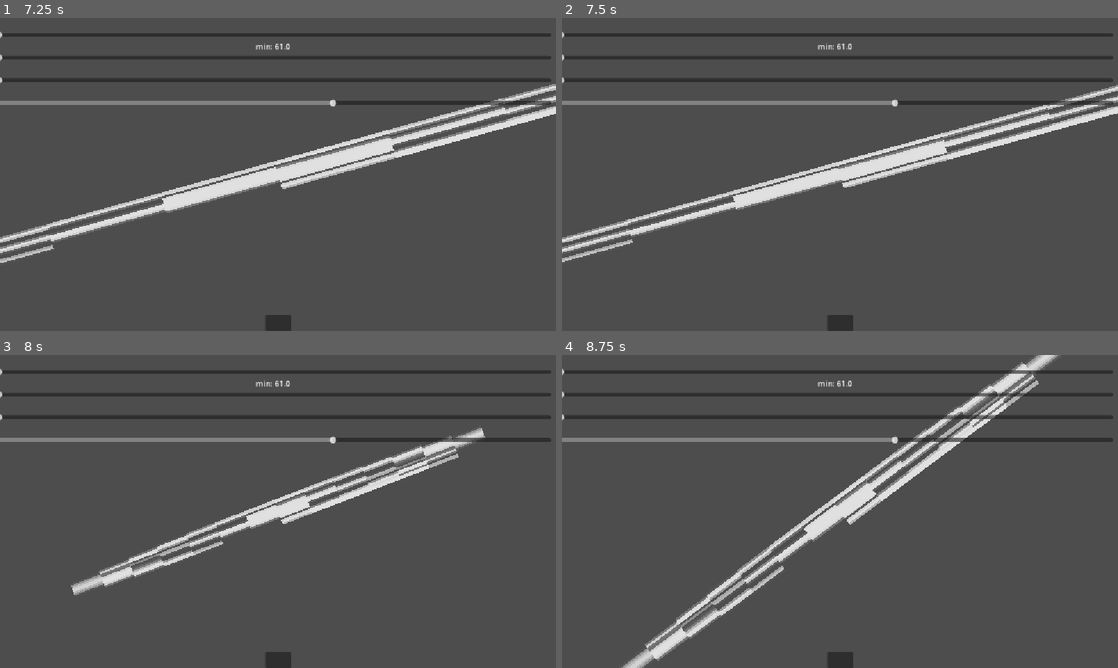
Above: before the commit, frames 1-4 (two rows, left to right).
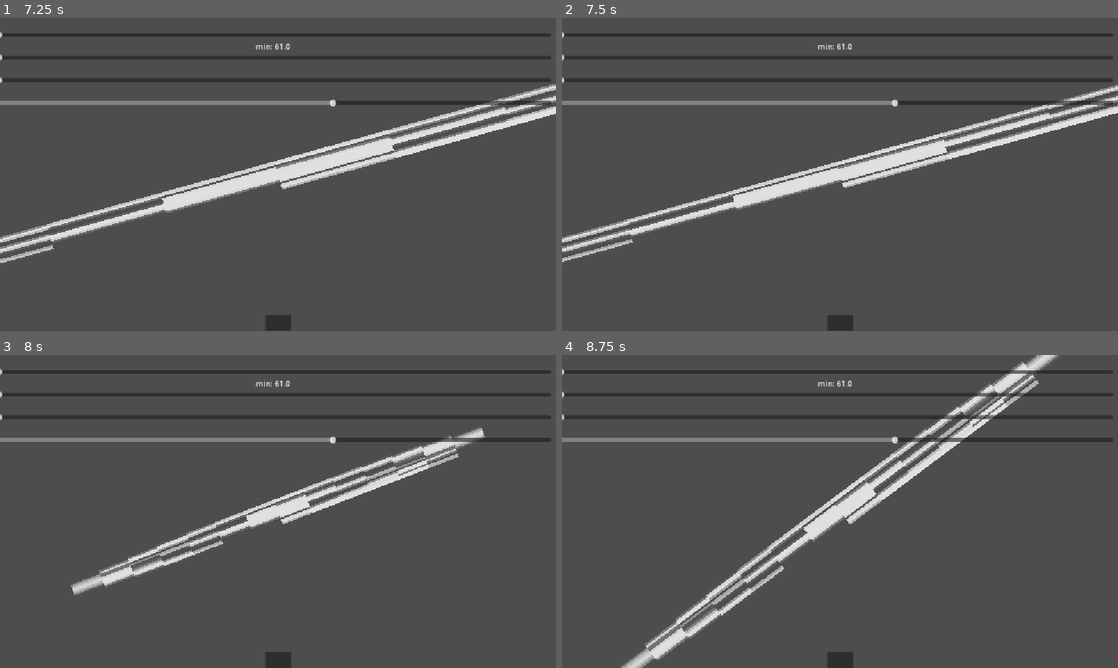
Above: after the commit, the same moments.

Repository: KOST821/ComponentPack
Game: Godot game, scene res://test.tscn
Two runs of this game, one before a commit and one after it. Both use one fixed random seed, a clock stepped at 60 frames per second and the inputs below. The project has no main scene, so this scene is started directly.
Inputs (mouse positions are in pixels of both pictures, inside the frame that each line leads up to):
- Up to frame 1 (7.25 s): click (278, 321) at 0.5 s; click (278, 321) at 1.25 s; click (278, 321) at 2 s; drag from (111, 115) to (278, 174) at 2.77 s; drag from (166, 190) to (278, 174) at 3.52 s; move the mouse to (333, 105) at 4.27 s; click (333, 105) at 4.35 s; right-click (333, 105) at 4.55 s; drag from (250, 237) to (467, 96) at 5.02 s; move the mouse to (444, 221) at 5.77 s; click (444, 221) at 5.85 s; right-click (444, 221) at 6.05 s; drag from (111, 127) to (467, 96) at 6.52 s
- Up to frame 2 (7.5 s): move the mouse to (867, 174) at 7.27 s; click (867, 174) at 7.35 s
- Up to frame 3 (8 s): right-click (305, 511) at 7.55 s
- Up to frame 4 (8.75 s): drag from (756, 433) to (728, 527) at 8.02 s

Frame 1 is identical in both runs. In frame 2, 0.7% of the frame differs, in the area x 0-100%, y 21-78%; in frame 3, 0.5%; in frame 4, 0.6%.

Commit message:
Docks and fixes
Fixed Drag and drop

Diff:
--- a/DragAndDrop/DragAndDrop.gd
+++ b/DragAndDrop/DragAndDrop.gd
@@ -7,22 +7,26 @@
  {
 	## Stays exactly where you let go.
 	DROP_ANYWHERE,
-	## Snaps to a specific area if dropped on it, otherwise stays where you let go.
+	## Snaps to a specific zone if dropped on it, otherwise stays where you let go.
 	SNAP_TO_ZONE,
-	## Snaps to a specific area, but rubber-bands back to start if missed.
+	## Snaps to a specific area, but returns back to start if missed.
 	RETURN_IF_NO_ZONE
 }
 
-## The parent must be a [CollisionObject2D] to receive mouse events. If empty the parent will be placed, assuming the parent is [CollisionObject2D].
+## The Node who uses the component, must be a [CollisionObject2D] to receive mouse events. If empty the parent will be placed, assuming the parent is [CollisionObject2D].
 @export var user: CollisionObject2D
-## Defines how the parent node behaves when the mouse is released.
+## The Area2D responsible for detecting drop zones. If empty, assumes the user itself is the Area2D.
+@export var drop_sensor: Area2D
+## Defines how the parent node behaves when the drag has ended.
 @export var behavior: DropBehavior = DropBehavior.DROP_ANYWHERE
-## The [b]group[/b] that zones will be. If empty the placeholder will be placed.
+## The name of the [b]group[/b] that zones will be. If empty the placeholder will be placed.
 @export_placeholder("drop_zone") var drop_zone_group: String
-## The action name that will be used to start drag. If empty the placeholder will be placed.
+## The action name that will be used to start draging. If empty the placeholder will be placed.
 @export_placeholder("drag") var input_start_action:String
-## The action name that will be used to stop drag. If empty the placeholder will be placed.
+## The action name that will be used to cancel draging. If empty the placeholder will be placed.
 @export_placeholder("end_drag") var input_end_action:String
+## The trans type of the tween animation that will be played when drag is canceled or invalid.
+@export var tween_trans:Tween.TransitionType = Tween.TRANS_SINE
 
 var is_dragging: bool = false
 var drag_offset: Vector2 = Vector2.ZERO
@@ -35,10 +39,12 @@
 		if user:
 			push_warning('You forgot to place the "user" to the DragDropComponent2D (',self,'). Automatically added the parent (',user,'), KOSSAINIS')
 		else:
-			push_error("You forgot to place the user to the DragDropComponent2D (",self,"). Automatically tried to add the parent (",get_parent(),") but it wasn't a Node2D Node, KOSSAINIS")
-
+			push_error("You forgot to place the user to the DragDropComponent2D (",self,"). Automatically tried to add the parent (",get_parent(),") but it wasn't a CollisionObject2D, KOSSAINIS")
 			set_process(false)
 			return
+
+	if drop_zone_group == "":
+		drop_zone_group = "drop_zone"
 
 	if input_end_action == "":
 		input_end_action = "end_drag"
@@ -46,45 +52,48 @@
 	if input_start_action == "":
 		input_start_action = "drag"
 
-	if drop_zone_group == "":
-		drop_zone_group = "drop_zone"
+	# Fallback for the sensor
+	if behavior != DropBehavior.DROP_ANYWHERE and not drop_sensor:
+		drop_sensor = user as Area2D
+		if not drop_sensor:
+			push_error("DragDropComponent2D: Snap behaviors require a valid 'drop_sensor' Area2D if the user is a CharacterBody2D.")
 
-	# Force the parent to be pickable just in case you forgot to check the box
 	user.input_pickable = true
 	user.input_event.connect(_on_parent_input_event)
-	set_process(false) # Don't waste CPU cycles processing when not dragging
+	set_process(false)
 
 func _on_parent_input_event(_viewport: Node, event: InputEvent, _shape_idx: int) -> void:
 	if event.is_action_pressed(input_start_action):
 		start_dragging()
 
 func _input(event: InputEvent) -> void:
-	# CRITICAL: We catch the release in _input, not _input_event.
-	# If the user drags the mouse very fast, the cursor leaves the object,
-	# and the parent won't register the mouse release.
-	if is_dragging and event.is_action_pressed(input_end_action):
-		set_process(false)
-		_return_to_start()
-	if is_dragging and event.is_action_released(input_start_action):
-		stop_dragging()
+	if not is_dragging: return
+
+	# Properly route cancel logic through a unified cleanup function
+	if event.is_action_pressed(input_end_action):
+		_end_drag_sequence(true)
+	elif event.is_action_released(input_start_action):
+		_end_drag_sequence(false)
 
 func start_dragging() -> void:
 	is_dragging = true
 	start_position = user.global_position
-	# Calculate offset so the object doesn't snap its center to the cursor instantly
 	drag_offset = user.global_position - user.get_global_mouse_position()
-
-	# Optional but good UX: bump z-index so it drags OVER other items
 	user.z_index += 100
 	set_process(true)
 
 func _process(_delta: float) -> void:
 	user.global_position = user.get_global_mouse_position() + drag_offset
 
-func stop_dragging() -> void:
+func _end_drag_sequence(was_canceled: bool) -> void:
+	# Clean up state globally first
 	is_dragging = false
 	user.z_index -= 100
 	set_process(false)
+
+	if was_canceled:
+		_return_to_start()
+		return
 
 	match behavior:
 		DropBehavior.DROP_ANYWHERE:
@@ -95,25 +104,19 @@
 			_try_snap_to_zone(true)
 
 func _try_snap_to_zone(return_on_fail: bool) -> void:
-	if not user is Area2D:
-		push_error("DragDropComponent2D: Snap behavior requires the parent to be an Area2D to detect drop zones.")
-		if return_on_fail:
-			_return_to_start()
+	if not drop_sensor:
+		if return_on_fail: _return_to_start()
 		return
 
-	# Check what areas the parent is currently touching
-	var overlapping = user.get_overlapping_areas()
+	var overlapping = drop_sensor.get_overlapping_areas()
 	for area in overlapping:
 		if area.is_in_group(drop_zone_group):
-			# Found a valid drop zone! Snap to its center.
 			user.global_position = area.global_position
 			return
 
-	# We didn't find a drop zone.
 	if return_on_fail:
 		_return_to_start()
 
 func _return_to_start() -> void:
-	# Never just teleport objects back instantly, it looks terrible. Use a Tween.
 	var tween = get_tree().create_tween()
-	tween.tween_property(user, "global_position", start_position, 0.2).set_trans(Tween.TRANS_SINE)
+	tween.tween_property(user, "global_position", start_position, 0.2).set_trans(tween_trans)
--- a/Gravity/Gravity.gd
+++ b/Gravity/Gravity.gd
@@ -4,18 +4,15 @@
 
 @export var gravity:float = 100.0
 
-func get_gravity(delta:float, current_falling_speed:float = 0.0, descending_gravity_factor:float = 1.0, max_falling_speed:float = 0.0) -> float:
-	var gravity_accel:float = current_falling_speed
+func get_gravity(delta:float, current_falling_speed:float, max_falling_speed:float = 0.0, descending_gravity_factor:float = 1.0) -> float:
+	var gravity_accel:float = gravity
 
-	if gravity_accel > 0.0:
+	if current_falling_speed > 0.0:
 		gravity_accel *= descending_gravity_factor
 
-	gravity_accel += delta * gravity
+	var _gravity:float = (delta * gravity_accel) + current_falling_speed
 
-	if max_falling_speed == 0.0:
-		pass
-
-	elif gravity_accel > max_falling_speed:
+	if _gravity > max_falling_speed and max_falling_speed > 0.0:
 		gravity_accel = max_falling_speed
 
-	return gravity_accel
+	return _gravity
--- a/test.tscn
+++ b/test.tscn
@@ -7,6 +7,8 @@
 
 [sub_resource type="CircleShape2D" id="CircleShape2D_5p6vy"]
 radius = 15.132746
+
+[sub_resource type="RectangleShape2D" id="RectangleShape2D_5p6vy"]
 
 [node name="Node2D" type="Node2D" unique_id=1454336553]
 script = ExtResource("1_6uqi0")
@@ -68,7 +70,7 @@
 grow_horizontal = 2
 grow_vertical = 0
 
-[node name="Area2D" type="Area2D" parent="." unique_id=2102983500]
+[node name="Area2D" type="CharacterBody2D" parent="." unique_id=1834589469]
 
 [node name="CollisionShape2D" type="CollisionShape2D" parent="Area2D" unique_id=859130916]
 shape = SubResource("CircleShape2D_5p6vy")
@@ -83,6 +85,20 @@
 script = ExtResource("2_8uh7m")
 user = NodePath("..")
 metadata/_custom_type_script = "uid://cfdwhqfwsap3"
+
+[node name="DragDropComponent2D" type="Node" parent="Area2D" unique_id=397970689 node_paths=PackedStringArray("user", "drop_sensor")]
+script = ExtResource("4_ppyta")
+user = NodePath("..")
+drop_sensor = NodePath("../Area2D")
+behavior = 1
+drop_zone_group = "drop_zones"
+metadata/_custom_type_script = "uid://bdn5jgrpa2e5p"
+
+[node name="Area2D" type="Area2D" parent="Area2D" unique_id=279283219]
+
+[node name="CollisionShape2D" type="CollisionShape2D" parent="Area2D/Area2D" unique_id=1064203529]
+shape = SubResource("RectangleShape2D_5p6vy")
+debug_color = Color(0.97312635, 0, 0.4395546, 0.41960785)
 
 [node name="Area2D2" type="Area2D" parent="." unique_id=1895157712 groups=["drop_zones"]]
 position = Vector2(-85, -30)
Not shown, changed: Docks.md
